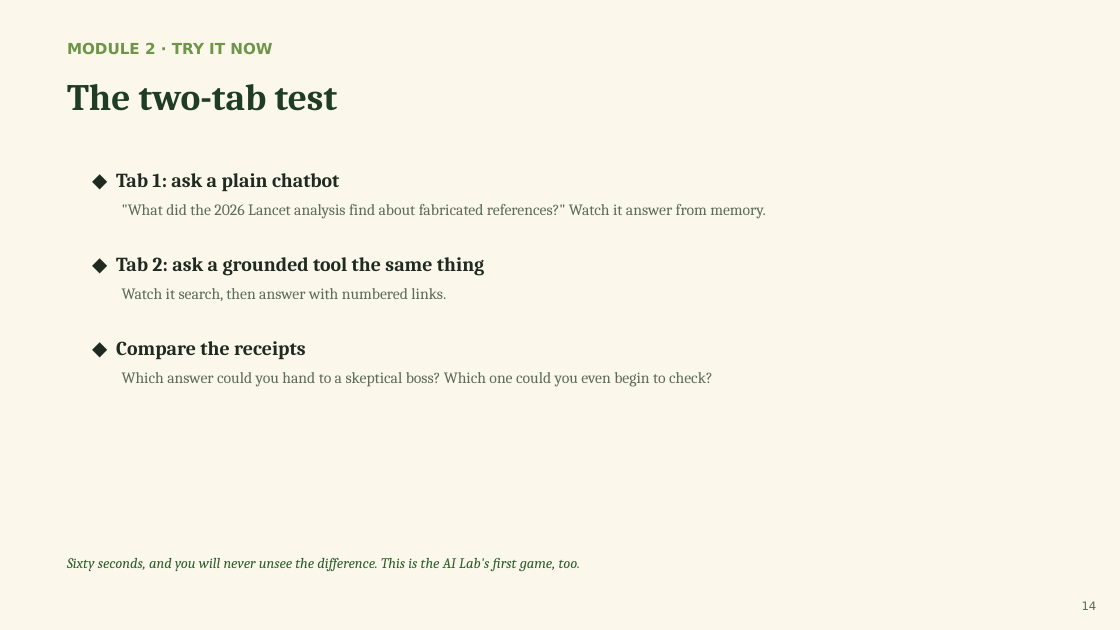
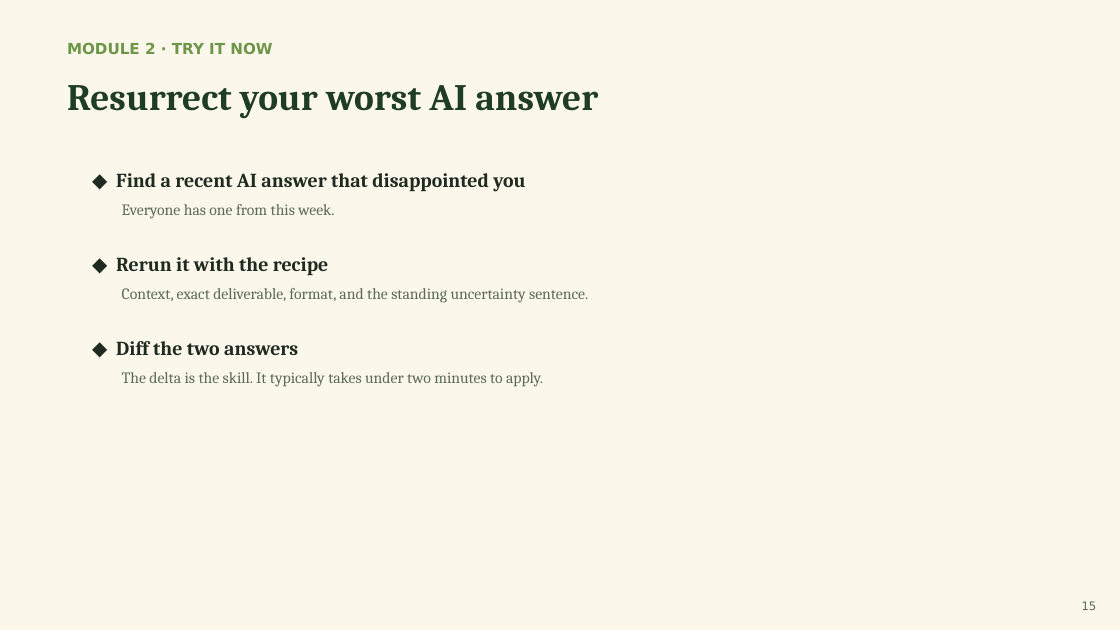
Before and after one commit to pkjaslam/cambium-academy, a slide deck: slide 15 of courses/course-03-research-with-ai/slides/Cambium-Academy-Course03-Research-with-AI.pptx (slide 14 before the commit). Drawn at 1120x630 pixels with LibreOffice and Linux fonts; fonts in the diff are those of the drawing. Boxes give left, top, right and bottom in pixels: in the first picture for what was removed or moved away, otherwise in the second. Text is boxed around its words. In the diff, an @@ line names an element or a change of style, - is before the commit and + after.

```diff
--- a/courses/course-03-research-with-ai/slides/Cambium-Academy-Course03-Research-with-AI.pptx
+++ b/courses/course-03-research-with-ai/slides/Cambium-Academy-Course03-Research-with-AI.pptx
@@ text at box(67, 85, 598, 118): text changed @@
-The two-tab test
+Resurrect your worst AI answer
@@ text at box(116, 173, 525, 192): text changed @@
-◆ Tab 1: ask a plain chatbot
+◆ Find a recent AI answer that disappointed you
@@ text at box(122, 204, 334, 219): text changed @@
-"What did the 2026 Lancet analysis find about fabricated references?" Watch it answer from memory.
+Everyone has one from this week.
@@ text at box(116, 257, 329, 276): text changed @@
-◆ Tab 2: ask a grounded tool the same thing
+◆ Rerun it with the recipe
@@ text at box(122, 288, 588, 303): text changed @@
-Watch it search, then answer with numbered links.
+Context, exact deliverable, format, and the standing uncertainty sentence.
@@ text at box(116, 341, 298, 355): text changed @@
-◆ Compare the receipts
+◆ Diff the two answers
@@ text at box(122, 372, 543, 387): text changed @@
-Which answer could you hand to a skeptical boss? Which one could you even begin to check?
+The delta is the skill. It typically takes under two minutes to apply.
@@ text removed at box(67, 558, 581, 571) @@
-Sixty seconds, and you will never unsee the difference. This is the AI Lab's first game, too.
@@ text at box(1082, 601, 1097, 610): text changed @@
-14
+15
```
Also in this commit, not shown: 17 other slides changed, 42 slides added, 22 slides removed, 18 other files.
